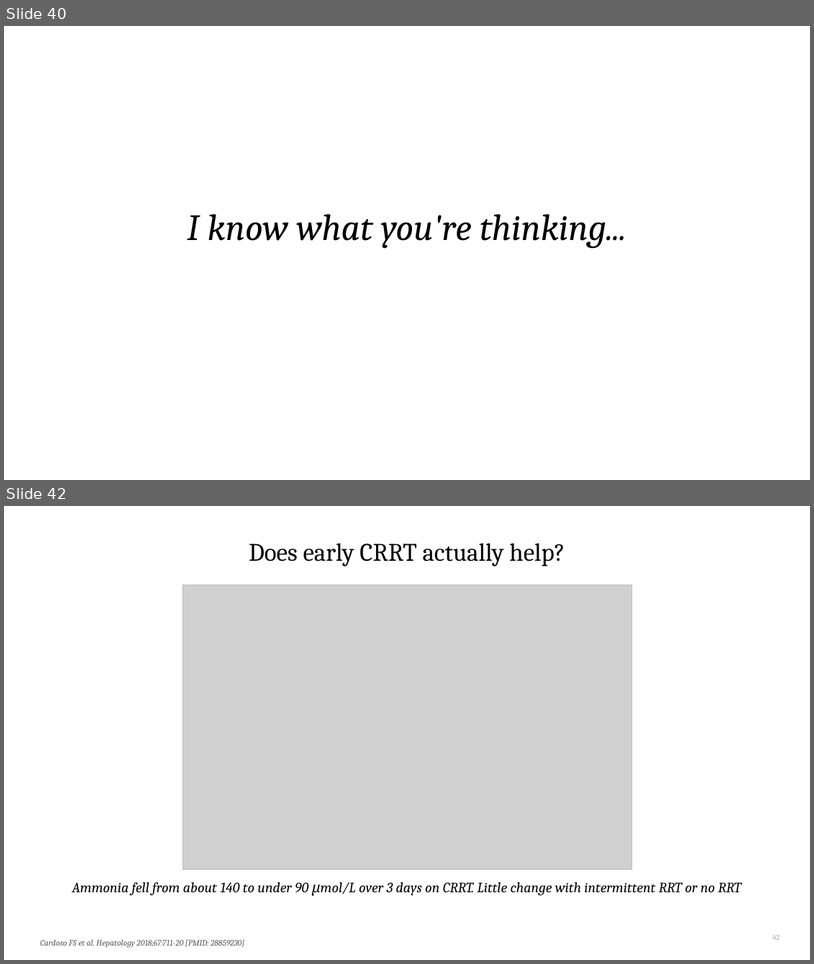
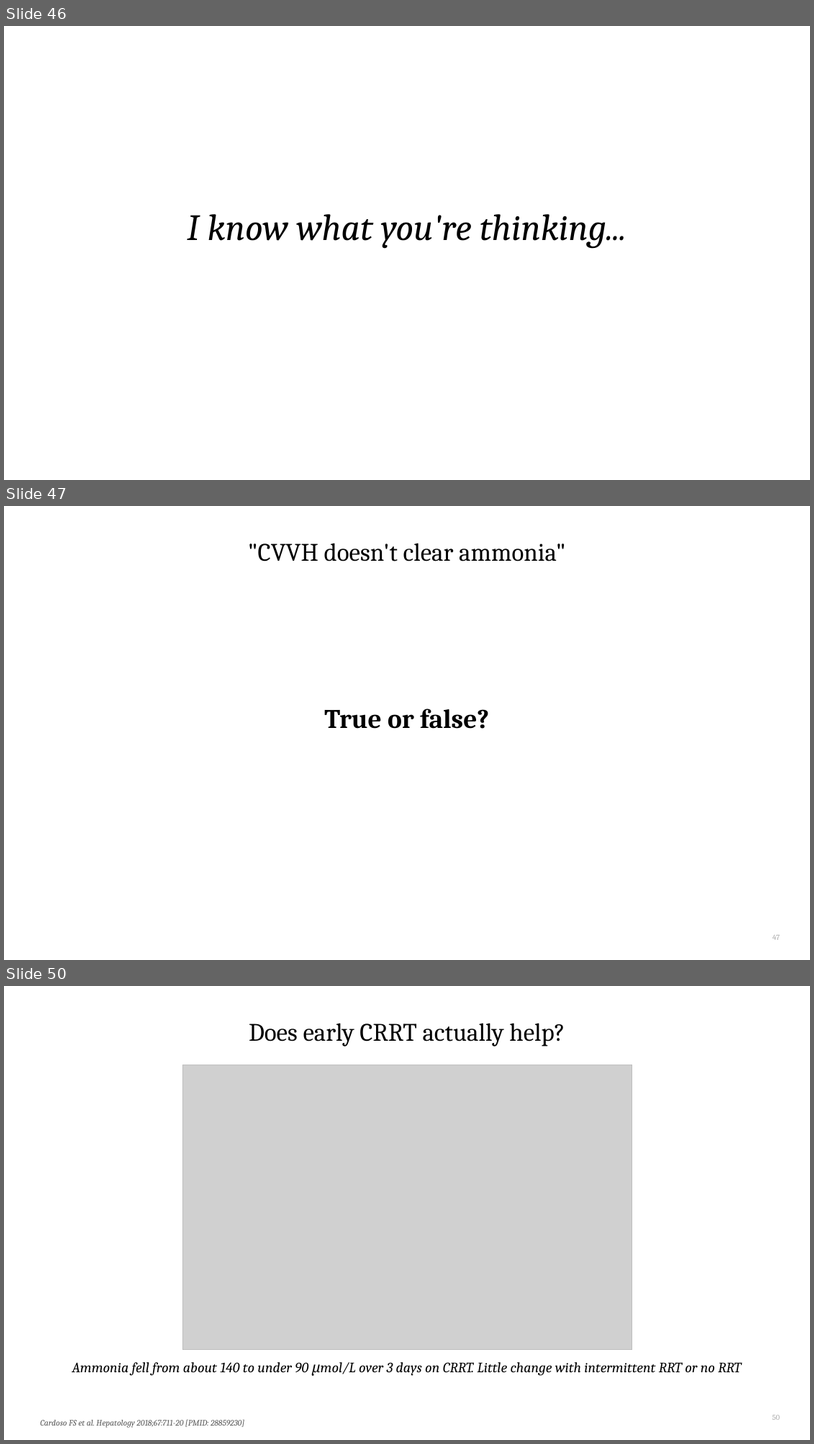
Before and after one commit to qaddodi/mohammad-almeqdadi-lectures, a slide deck: lectures/acute-liver-failure-aclf-in-icu/ALF and ACLF in the ICU.pptx. Shown one above the other, each under a label of ours: slides 40 and 42 before the commit, slides 46, 47 and 50 after it; the slides between them are not shown. The pictures are 814x964 and 814x1444 pixels, drawn with LibreOffice and Linux fonts; fonts in the diff are those of the drawing; grey boxes stand for pictures. Boxes give left, top, right and bottom in pixels: in the first picture for what was removed or moved away, otherwise in the second. Text is boxed around its words. In the diff, an @@ line names an element or a change of style, - is before the commit and + after.

```diff
--- a/lectures/acute-liver-failure-aclf-in-icu/ALF and ACLF in the ICU.pptx
+++ b/lectures/acute-liver-failure-aclf-in-icu/ALF and ACLF in the ICU.pptx
@@ slide 47 added at (4, 506, 810, 960), background #FFFFFF @@
@@ title added at (248, 543, 566, 561), 30 pt, text #000000 @@
+"CVVH doesn't clear ammonia"
@@ text added at (324, 708, 489, 728), 32 pt, text #000000, bold @@
+True or false?
@@ page number added at (773, 934, 780, 939), 9 pt, text #A6A6A6 @@
+47
@@ what was slide 40 is now slide 46 @@
@@ what was slide 42 is now slide 50 @@
@@ page number at (773, 1414, 780, 1419): text changed @@
-42
+50
```
Also in this commit, not shown: 10 slides changed, 20 other slides added, 2 other files.
